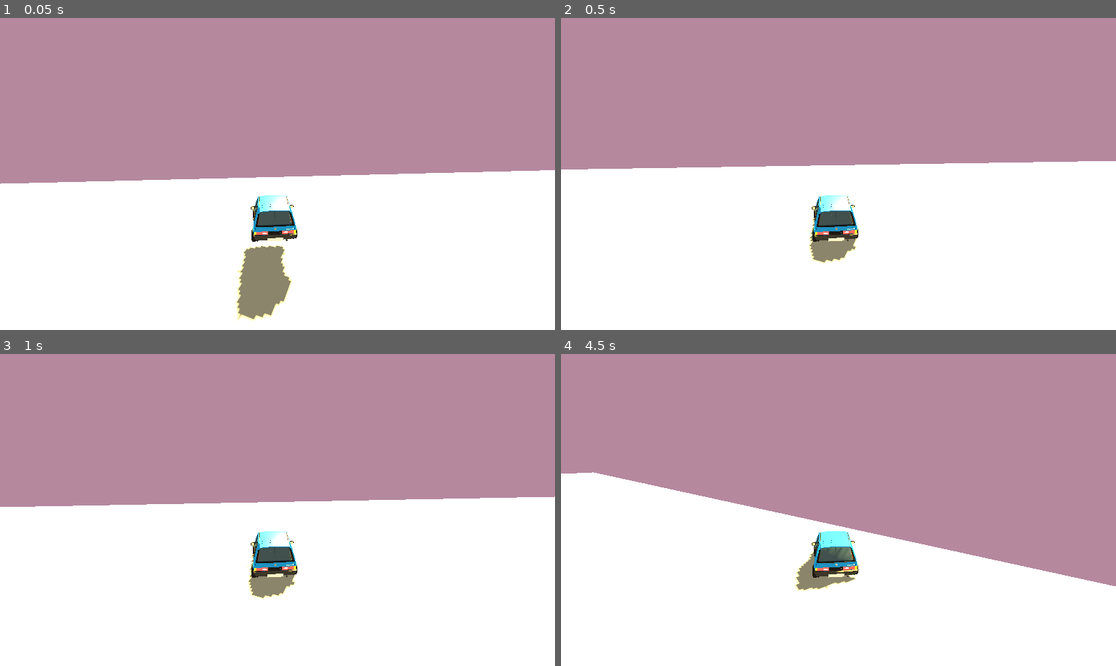
Above: before the commit, frames 1-4 (two rows, left to right).
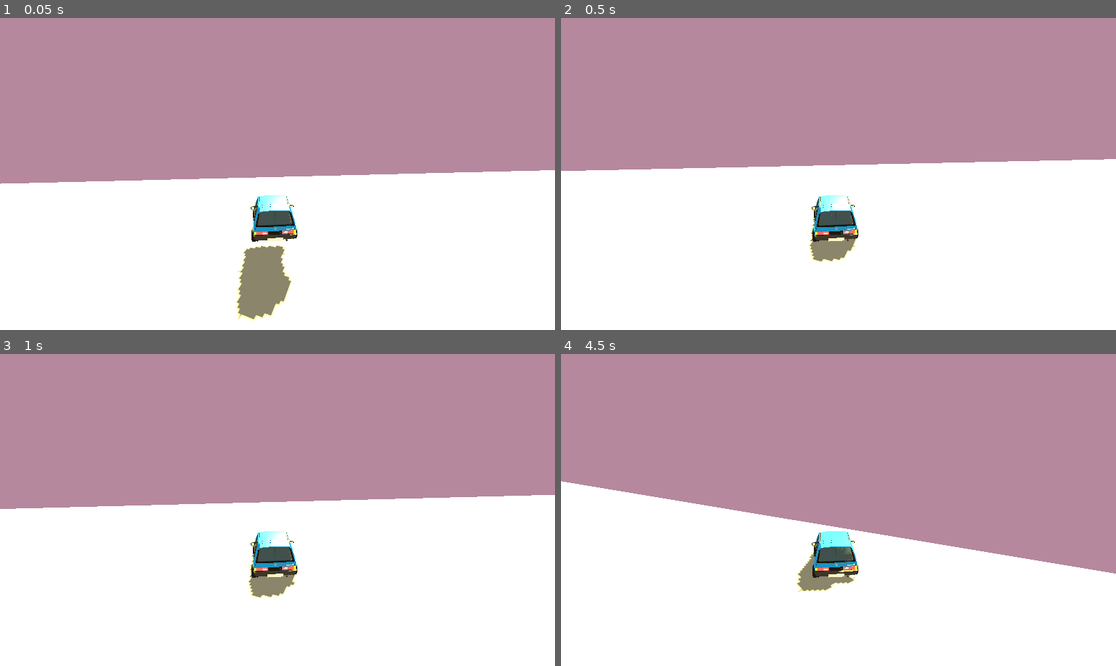
Above: after the commit, the same moments.

Repository: pstaykov/CarInTheEQ
Game: Godot game, scene res://main.tscn
The game is run twice, just before and just after one commit, with the same random seed, the same clock (stepped at 60 frames per second) and the same inputs.
Inputs:
- Up to frame 1 (0.05 s): no input
- Up to frame 2 (0.5 s): no input
- Up to frame 3 (1 s): hold D (turn_right) from 0.53 s (still down)
- Up to frame 4 (4.5 s): tap Enter at 1.25 s; release D (turn_right) at 1.28 s; hold S (brake) 1.28-2.03 s; hold D (turn_right) 2.03-2.78 s; hold W (accelerate) 2.78-3.53 s; hold A (turn_left) from 3.53 s (still down)

Frame 1 is identical in both runs. In frame 2, 0.3% of the frame differs, in the area x 0-100%, y 45-79%; in frame 3, 0.4%; in frame 4, 2.5%, in the area x 0-100%, y 37-77%.

Commit message:
fix even more
center of gravity a bit higher

Diff:
--- a/main.tscn
+++ b/main.tscn
@@ -43,10 +43,10 @@
 shape = SubResource("BoxShape3D_0xm2m")
 
 [node name="VehicleBody3D" type="VehicleBody3D" parent="."]
-transform = Transform3D(1, 0, 0, 0, 1, 0, 0, 0, 1, 0, 0.660243, 0)
+transform = Transform3D(1, 0, 0, 0, 1, 0, 0, 0, 1, -0.000281334, 0.657219, -0.00313276)
 mass = 300.0
 center_of_mass_mode = 1
-center_of_mass = Vector3(0, -0.32, 0)
+center_of_mass = Vector3(0, -0.1, 0)
 script = ExtResource("1_ig7tw")
 max_engine_force = 2000.0
 max_brake = 20.0
